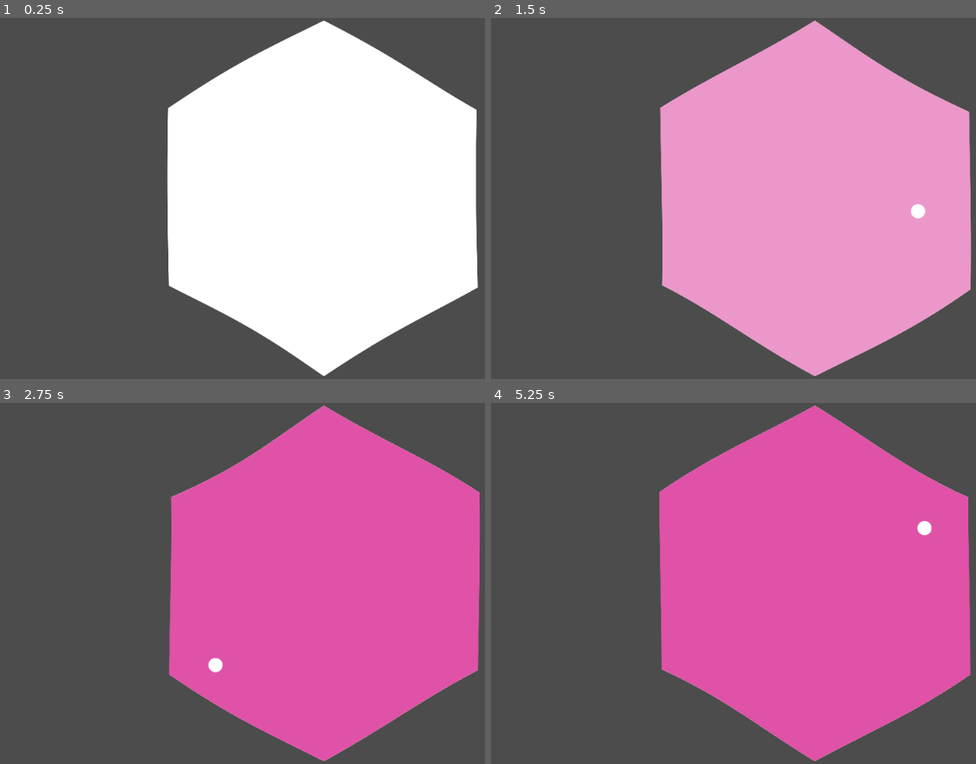
Above: before the commit, frames 1-4 (two rows, left to right).
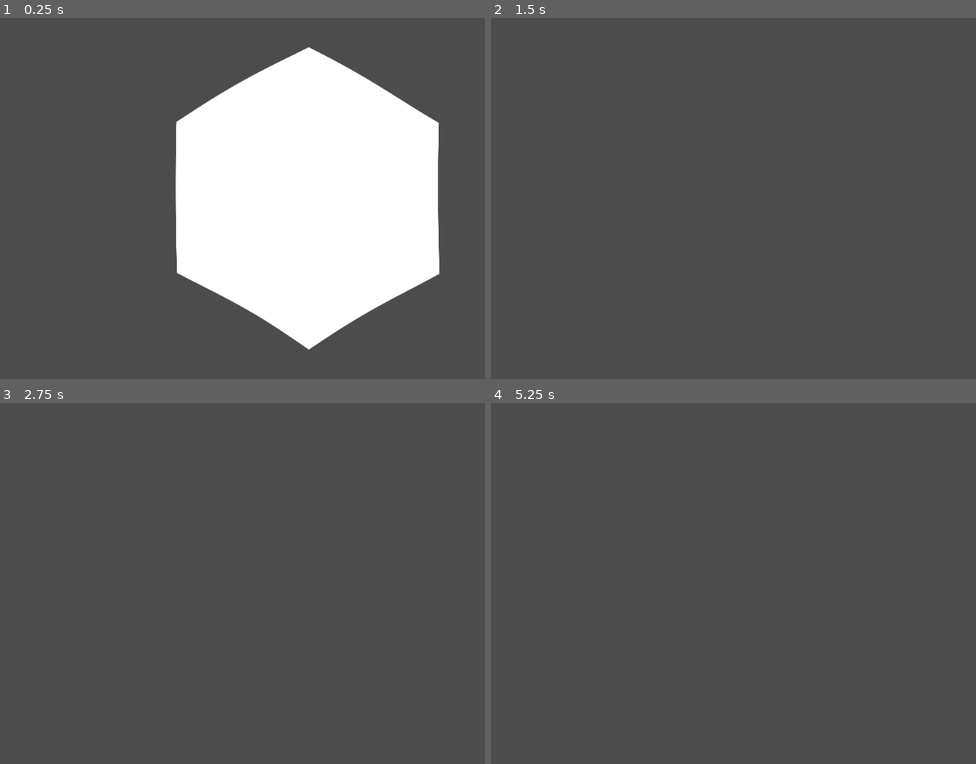
Above: after the commit, the same moments.

Repository: tobyp/hackathon2020
Game: Godot game, scene res://main.tscn
Two runs of this game, one before a commit and one after it. Both use one fixed random seed, a clock stepped at 60 frames per second and the inputs below.
Inputs (mouse positions are in pixels of both pictures, inside the frame that each line leads up to):
- Up to frame 1 (0.25 s): no input
- Up to frame 2 (1.5 s): tap Enter at 0.5 s; move the mouse to (937, 180) at 0.52 s; hold D 0.53-1.25 s; click (937, 180) at 0.67 s; drag from (675, 216) to (767, 270) at 1.27 s
- Up to frame 3 (2.75 s): move the mouse to (368, 504) at 2.02 s; hold D from 2.03 s (still down); click (368, 504) at 2.17 s
- Up to frame 4 (5.25 s): release D at 2.75 s; drag from (767, 655) to (612, 529) at 2.77 s; move the mouse to (outside the picture) at 3.52 s; hold A 3.53-4.25 s; click (outside the picture) at 3.67 s; drag from (612, 529) to (709, 493) at 4.27 s; move the mouse to (830, 583) at 5.02 s; hold S from 5.03 s (still down); click (830, 583) at 5.17 s

The runs differ from the first frame. In frame 1, 13% of the frame differs, in the area x 34-99%, y 0-100%; in frame 2, 47%; in frame 3, 47%; in frame 4, 47%.

Commit message:
Camera movement

Diff:
--- /dev/null
+++ b/camera.gd
@@ -0,0 +1,53 @@
+extends Camera2D
+
+# Middle click
+var dragging = false
+var startPos
+# Keyboard
+var moveVec = Vector2(0, 0)
+
+const CAM_MIN = 0.5
+const CAM_MAX = 5.0
+const KEY_MOVE = 20.0
+
+func _input(event):
+	if event is InputEventMouseButton:
+		if event.button_index == BUTTON_MIDDLE:
+			dragging = event.is_pressed()
+			if event.is_pressed():
+				startPos = event.position
+		elif event.button_index == BUTTON_WHEEL_UP:
+			zoom /= 1.2
+			if zoom.x < CAM_MIN:
+				zoom = Vector2(CAM_MIN, CAM_MIN)
+		elif event.button_index == BUTTON_WHEEL_DOWN:
+			zoom *= 1.2
+			if zoom.x > CAM_MAX:
+				zoom = Vector2(CAM_MAX, CAM_MAX)
+	elif event is InputEventMouseMotion and dragging:
+		position += (startPos - event.position) * zoom
+		startPos = event.position
+	elif event is InputEventKey:
+		if event.is_pressed():
+			if event.get_scancode() == KEY_W:
+				moveVec.y = -KEY_MOVE
+			elif event.get_scancode() == KEY_A:
+				moveVec.x = -KEY_MOVE
+			elif event.get_scancode() == KEY_S:
+				moveVec.y = KEY_MOVE
+			elif event.get_scancode() == KEY_D:
+				moveVec.x = KEY_MOVE
+		else:
+			if event.get_scancode() == KEY_W or event.get_scancode() == KEY_S:
+				moveVec.y = 0
+			elif event.get_scancode() == KEY_A or event.get_scancode() == KEY_D:
+				moveVec.x = 0
+
+# Called when the node enters the scene tree for the first time.
+func _ready():
+	pass # Replace with function body.
+
+
+# Called every frame. 'delta' is the elapsed time since the previous frame.
+func _process(delta):
+	position += moveVec * zoom
--- a/cells/cell.tscn
+++ b/cells/cell.tscn
@@ -32,18 +32,13 @@
 [sub_resource type="ShaderMaterial" id=7]
 shader = ExtResource( 2 )
 shader_param/percentage = 0.0
-shader_param/wobbleSpeed = 1.5
+shader_param/wobbleSpeed = 1.0
 shader_param/blend_tex = ExtResource( 3 )
 
 [node name="CellBody" type="StaticBody2D"]
 collision_layer = 2
 collision_mask = 2
 script = ExtResource( 1 )
-
-[node name="Polygon2D" type="Polygon2D" parent="."]
-visible = false
-color = Color( 0.333333, 0.164706, 0.164706, 1 )
-polygon = PoolVector2Array( 0, -512, -443, -256, -443, 256, 0, 512, 443, 256, 443, -256 )
 
 [node name="Col_LT" type="CollisionShape2D" parent="."]
 shape = SubResource( 1 )
@@ -66,6 +61,10 @@
 
 [node name="Gfx" type="Sprite" parent="."]
 material = SubResource( 7 )
+scale = Vector2( 0.85, 0.85 )
 texture = ExtResource( 4 )
-region_enabled = true
-region_rect = Rect2( -50, 0, 1183, 1183 )
+
+[node name="Polygon2D" type="Polygon2D" parent="."]
+visible = false
+color = Color( 0.333333, 0.164706, 0.164706, 1 )
+polygon = PoolVector2Array( 0, -512, -443, -256, -443, 256, 0, 512, 443, 256, 443, -256 )
--- a/main.tscn
+++ b/main.tscn
@@ -1,5 +1,6 @@
-[gd_scene load_steps=3 format=2]
+[gd_scene load_steps=4 format=2]
 
+[ext_resource path="res://camera.gd" type="Script" id=1]
 [ext_resource path="res://cells/cell.tscn" type="PackedScene" id=2]
 [ext_resource path="res://cells/particle.tscn" type="PackedScene" id=3]
 
@@ -8,6 +9,11 @@
 [node name="Camera2D" type="Camera2D" parent="."]
 current = true
 zoom = Vector2( 2, 2 )
+limit_left = -100000
+limit_top = -100000
+limit_right = 100000
+limit_bottom = 100000
+script = ExtResource( 1 )
 
 [node name="CellBody" parent="." instance=ExtResource( 2 )]
 
